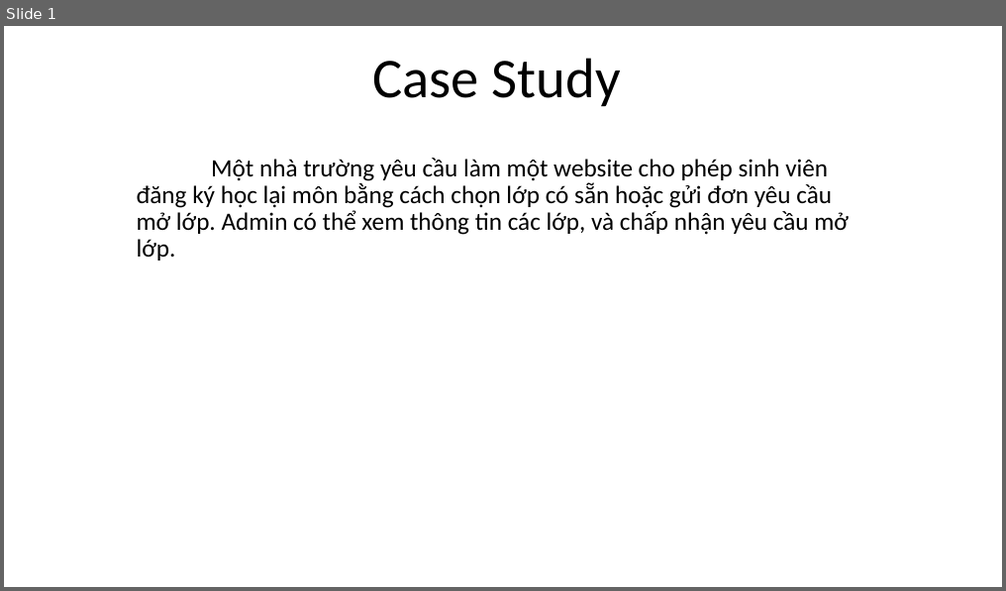
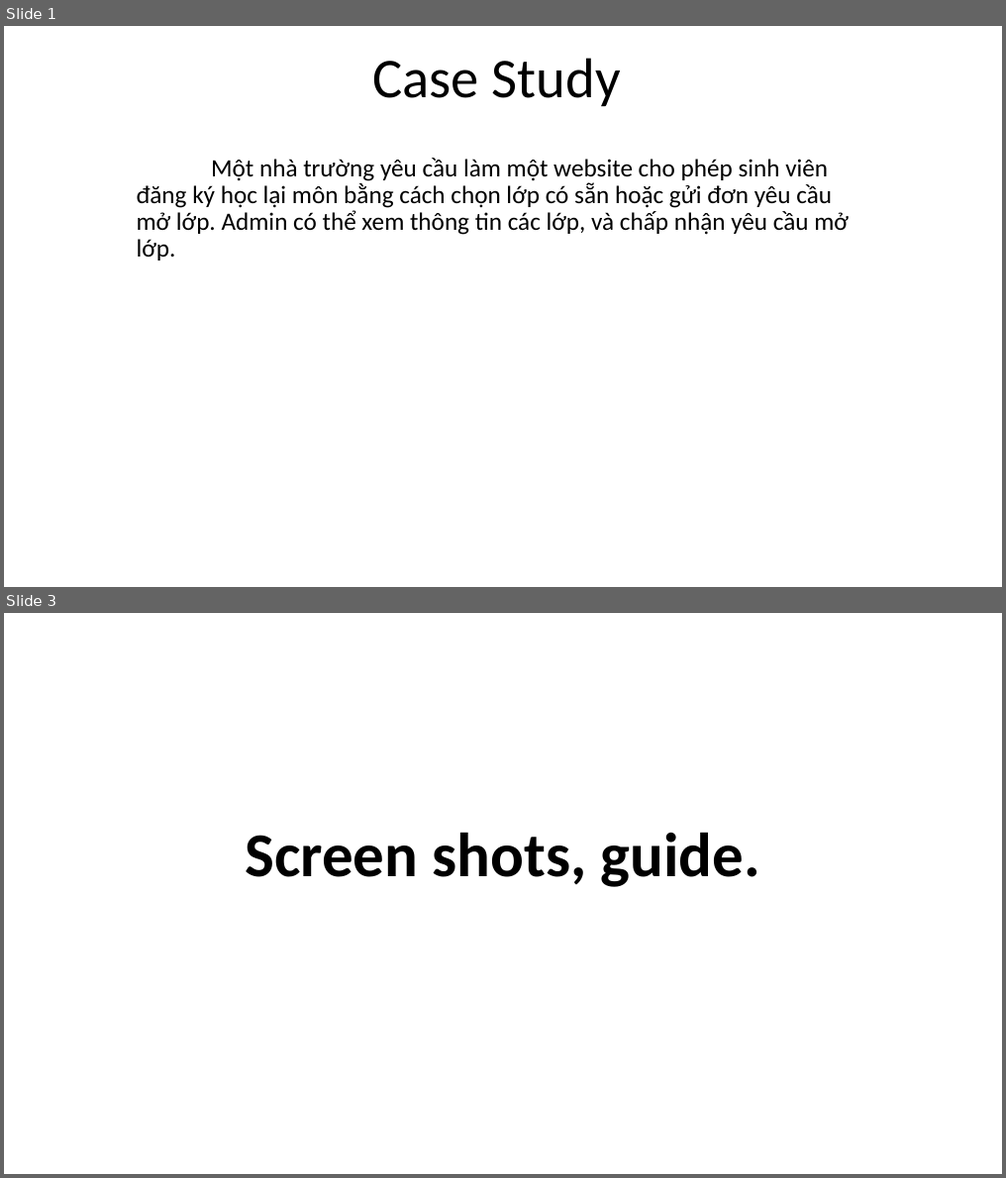
Before and after one commit to tranducthang511/PRJ301_1, a slide deck: Report.pptx. Shown one above the other, each under a label of ours: slide 1 before the commit, slides 1 and 3 after it; the slides between them are not shown. The pictures are 1006x591 and 1006x1178 pixels, drawn with LibreOffice and Linux fonts; fonts in the diff are those of the drawing. Boxes give left, top, right and bottom in pixels: in the first picture for what was removed or moved away, otherwise in the second. Text is boxed around its words. In the diff, an @@ line names an element or a change of style, - is before the commit and + after.

```diff
--- a/Report.pptx
+++ b/Report.pptx
@@ slide 3 added at box(4, 613, 1002, 1174), background #FFFFFF @@
@@ text added at box(245, 832, 760, 887), 60 pt, text #000000, bold @@
+Screen shots, guide.
```
Also in this commit, not shown: 17 other slides added, 4 other files.
